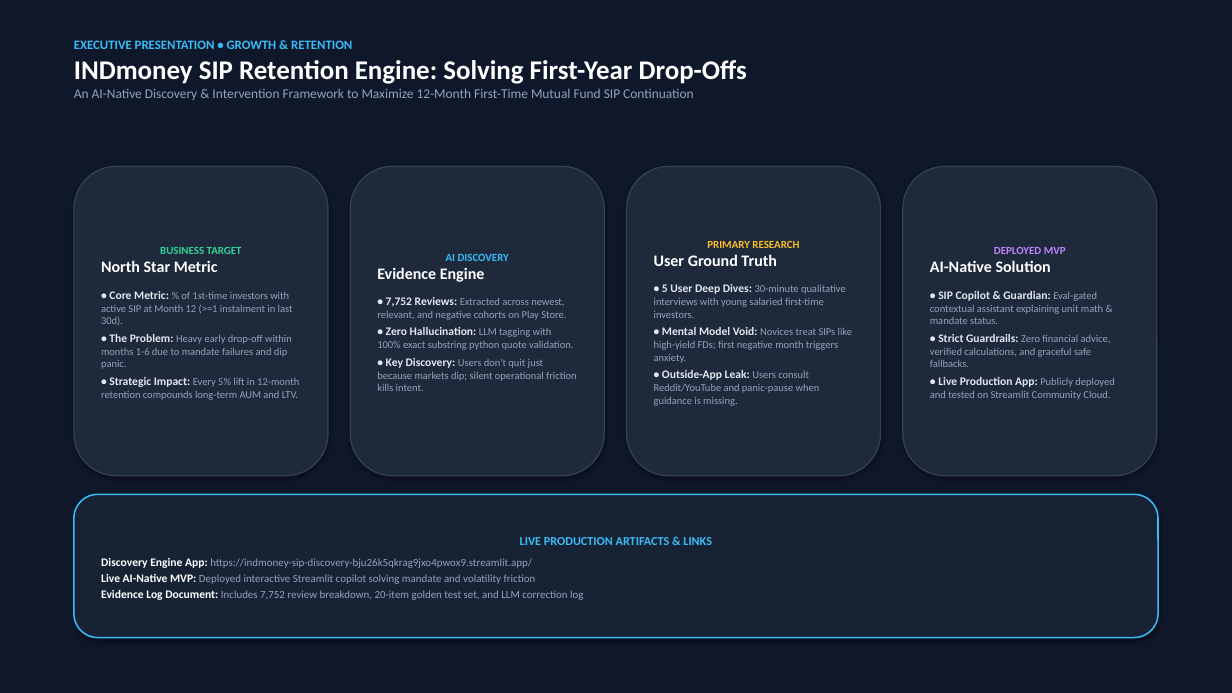
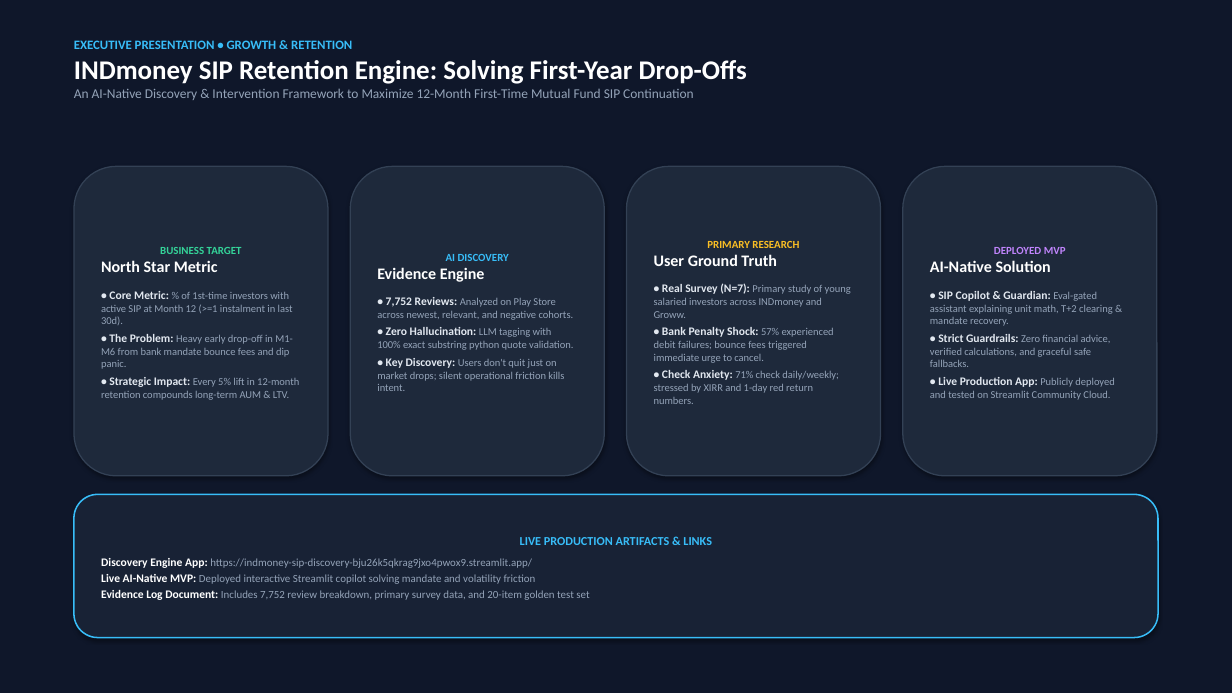
Before and after one commit to aakswetaray-crypto/indmoney-sip-discovery, a slide deck: slide 1 of indmoney_10_slide_final_deck.pptx. Drawn at 1232x693 pixels with LibreOffice and Linux fonts; fonts in the diff are those of the drawing. Boxes give left, top, right and bottom in pixels: in the first picture for what was removed or moved away, otherwise in the second. Text is boxed around its words. In the diff, an @@ line names an element or a change of style, - is before the commit and + after.

Commit message:
Incorporate real user survey data (N=7) and update 10-slide deck with empirical findings

```diff
--- a/indmoney_10_slide_final_deck.pptx
+++ b/indmoney_10_slide_final_deck.pptx
@@ text in rounded rectangle at (x1=377, y1=297, x2=574, y2=320): text changed @@
-• 7,752 Reviews: Extracted across newest, relevant, and negative cohorts on Play Store.
+• 7,752 Reviews: Analyzed on Play Store across newest, relevant, and negative cohorts.
@@ text in rounded rectangle at (x1=654, y1=283, x2=851, y2=404): text changed @@
-• 5 User Deep Dives: 30-minute qualitative interviews with young salaried first-time investors.
-• Mental Model Void: Novices treat SIPs like high-yield FDs; first negative month triggers anxiety.
-• Outside-App Leak: Users consult Reddit/YouTube and panic-pause when guidance is missing.
+• Real Survey (N=7): Primary study of young salaried investors across INDmoney and Groww.
+• Bank Penalty Shock: 57% experienced debit failures; bounce fees triggered immediate urge to cancel.
+• Check Anxiety: 71% check daily/weekly; stressed by XIRR and 1-day red return numbers.
@@ text in rounded rectangle at (x1=930, y1=291, x2=1113, y2=326): text changed @@
-• SIP Copilot & Guardian: Eval-gated contextual assistant explaining unit math & mandate status.
+• SIP Copilot & Guardian: Eval-gated assistant explaining unit math, T+2 clearing & mandate recovery.
@@ text in rounded rectangle at (x1=101, y1=334, x2=299, y2=400): text changed @@
-• The Problem: Heavy early drop-off within months 1-6 due to mandate failures and dip panic.
-• Strategic Impact: Every 5% lift in 12-month retention compounds long-term AUM and LTV.
+• The Problem: Heavy early drop-off in M1-M6 from bank mandate bounce fees and dip panic.
+• Strategic Impact: Every 5% lift in 12-month retention compounds long-term AUM & LTV.
@@ text in rounded rectangle at (x1=377, y1=358, x2=564, y2=391): text changed @@
-• Key Discovery: Users don't quit just because markets dip; silent operational friction kills intent.
+• Key Discovery: Users don't quit just on market drops; silent operational friction kills intent.
@@ text in rounded rectangle at (x1=101, y1=590, x2=589, y2=600): text changed @@
-Evidence Log Document: Includes 7,752 review breakdown, 20-item golden test set, and LLM correction log
+Evidence Log Document: Includes 7,752 review breakdown, primary survey data, and 20-item golden test set
```
Also in this commit, not shown: 9 other slides changed, 3 other files.
